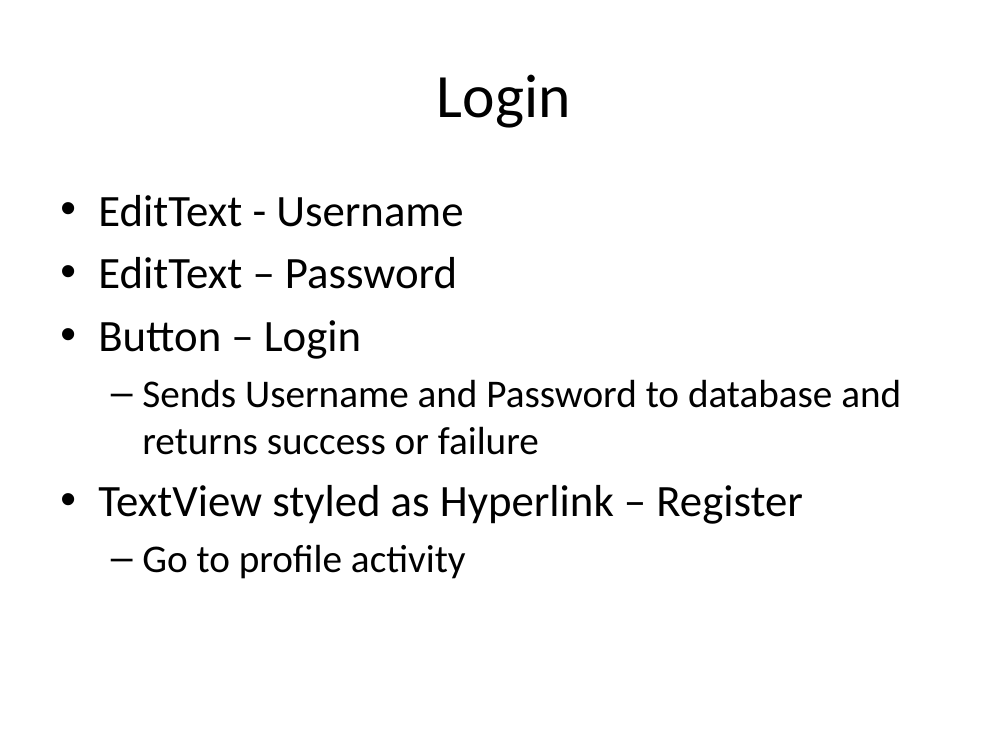
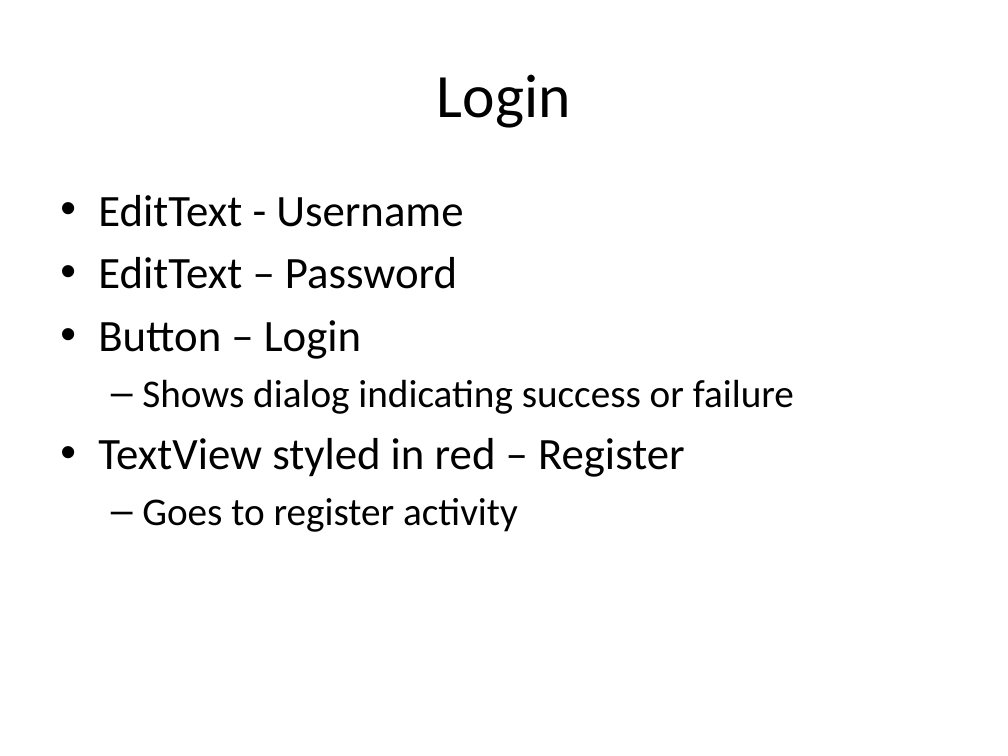
Before and after one commit to KodeFu/cis651project, a slide deck: slide 1 of ProjectLayouts.pptx. Drawn at 1008x756 pixels with LibreOffice and Linux fonts; fonts in the diff are those of the drawing. Boxes give left, top, right and bottom in pixels: in the first picture for what was removed or moved away, otherwise in the second. Text is boxed around its words. In the diff, an @@ line names an element or a change of style, - is before the commit and + after.

```diff
--- a/ProjectLayouts.pptx
+++ b/ProjectLayouts.pptx
@@ text at <box>98,379,794,532</box>: text changed @@
-  – Sends Username and Password to database and returns success or failure
-• TextView styled as Hyperlink – Register
-  – Go to profile activity
+  – Shows dialog indicating success or failure
+• TextView styled in red – Register
+  – Goes to register activity
```
Also in this commit, not shown: 7 other slides changed, 1 slide added, 1 slide removed, 37 other files.
